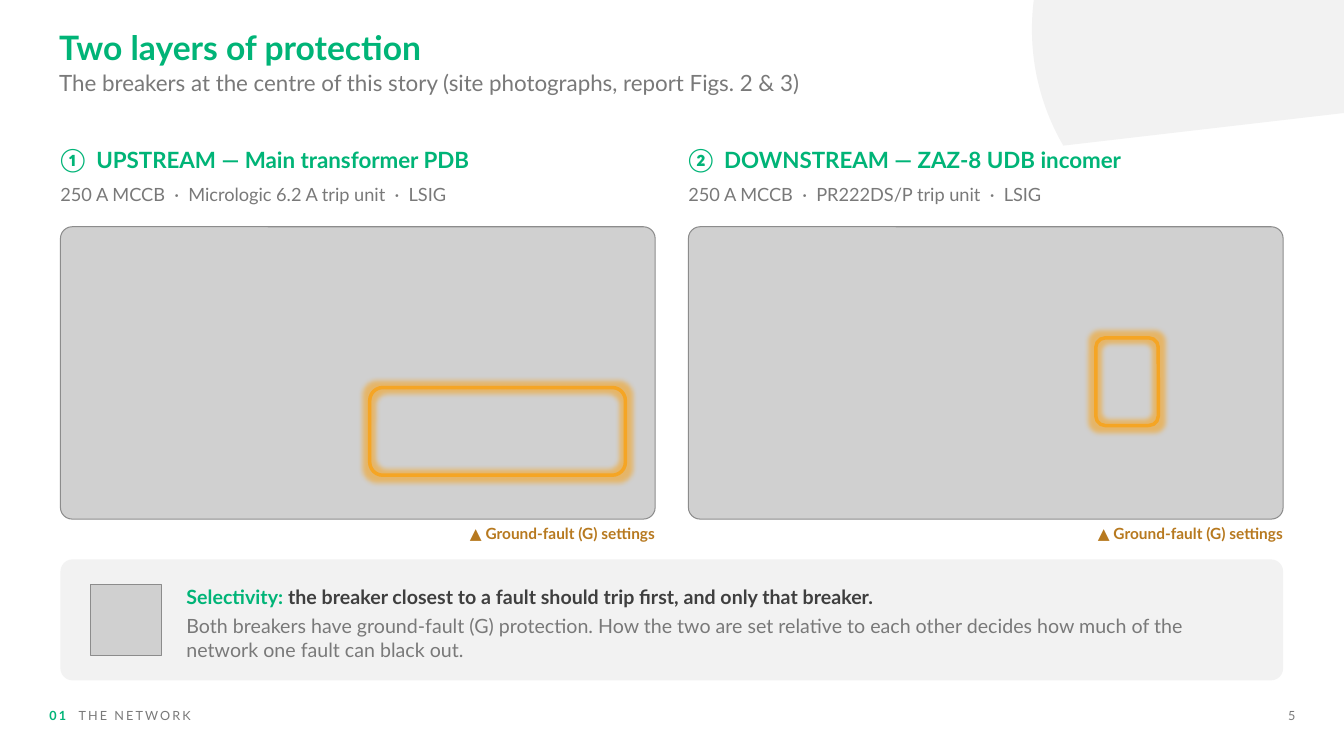
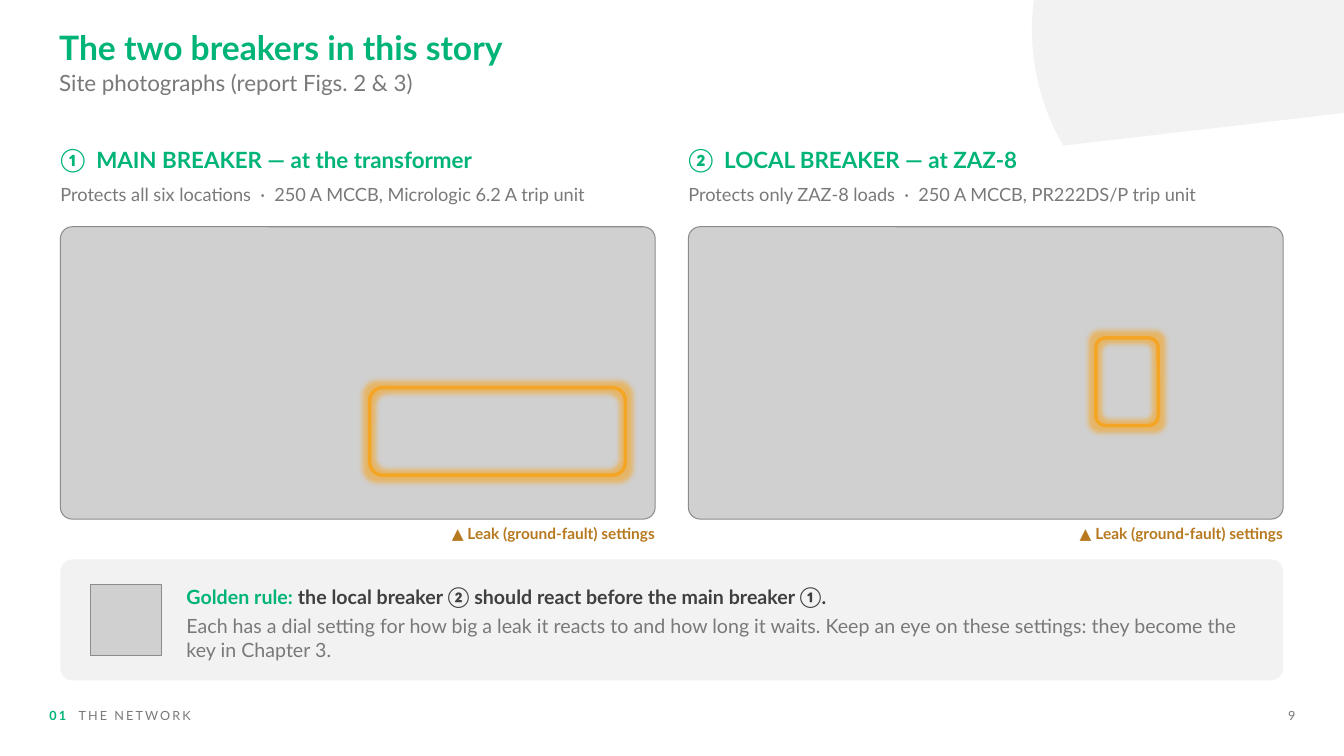
Before and after one commit to nasr9787alfarsi-alt/Nasr, a slide deck: slide 9 of presentations/ZAZ-8_Main_PDB_MCCB_Tripping_Investigation.pptx (slide 5 before the commit). Drawn at 1344x756 pixels with LibreOffice and Linux fonts; fonts in the diff are those of the drawing; grey boxes stand for pictures; background and template pictures are left out. Boxes give left, top, right and bottom in pixels: in the first picture for what was removed or moved away, otherwise in the second. Text is boxed around its words. In the diff, an @@ line names an element or a change of style, - is before the commit and + after.

```diff
--- a/presentations/ZAZ-8_Main_PDB_MCCB_Tripping_Investigation.pptx
+++ b/presentations/ZAZ-8_Main_PDB_MCCB_Tripping_Investigation.pptx
@@ text at (x1=59, y1=35, x2=503, y2=66): text changed @@
-Two layers of protection
+The two breakers in this story
@@ text at (x1=59, y1=74, x2=413, y2=95): text changed @@
-The breakers at the centre of this story (site photographs, report Figs. 2 & 3)
+Site photographs (report Figs. 2 & 3)
@@ text at (x1=60, y1=149, x2=472, y2=173): text changed @@
-① UPSTREAM — Main transformer PDB
+① MAIN BREAKER — at the transformer
@@ text at (x1=688, y1=149, x2=1017, y2=173): text changed @@
-② DOWNSTREAM — ZAZ-8 UDB incomer
+② LOCAL BREAKER — at ZAZ-8
@@ text at (x1=60, y1=187, x2=585, y2=204): text changed @@
-250 A MCCB · Micrologic 6.2 A trip unit · LSIG
+Protects all six locations · 250 A MCCB, Micrologic 6.2 A trip unit
@@ text at (x1=688, y1=187, x2=1196, y2=204): text changed @@
-250 A MCCB · PR222DS/P trip unit · LSIG
+Protects only ZAZ-8 loads · 250 A MCCB, PR222DS/P trip unit
@@ text at (x1=467, y1=527, x2=654, y2=542): text changed @@
-▲ Ground-fault (G) settings
+▲ Leak (ground-fault) settings
@@ text at (x1=1095, y1=527, x2=1282, y2=542): text changed @@
-▲ Ground-fault (G) settings
+▲ Leak (ground-fault) settings
@@ text at (x1=186, y1=587, x2=1236, y2=661): text changed @@
-Selectivity: the breaker closest to a fault should trip first, and only that breaker.
-Both breakers have ground-fault (G) protection. How the two are set relative to each other decides how much of the network one fault can black out.
+Golden rule: the local breaker ② should react before the main breaker ①.
+Each has a dial setting for how big a leak it reacts to and how long it waits. Keep an eye on these settings: they become the key in Chapter 3.
@@ text at (x1=1288, y1=711, x2=1295, y2=720): text changed @@
-5
+9
```
Also in this commit, not shown: 22 other slides changed, 6 slides added.
